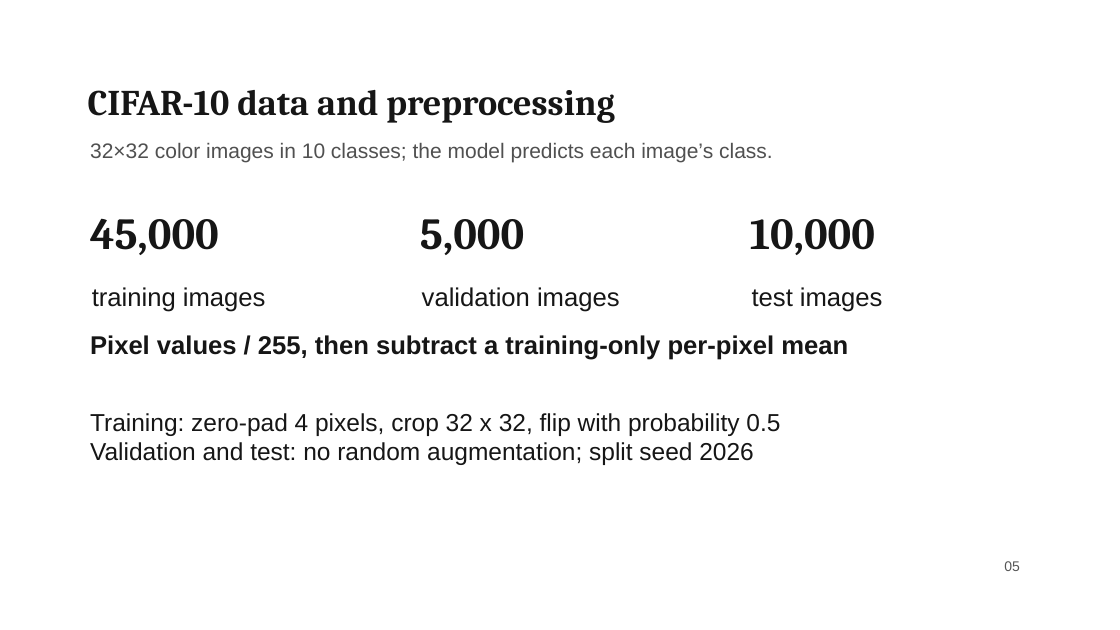
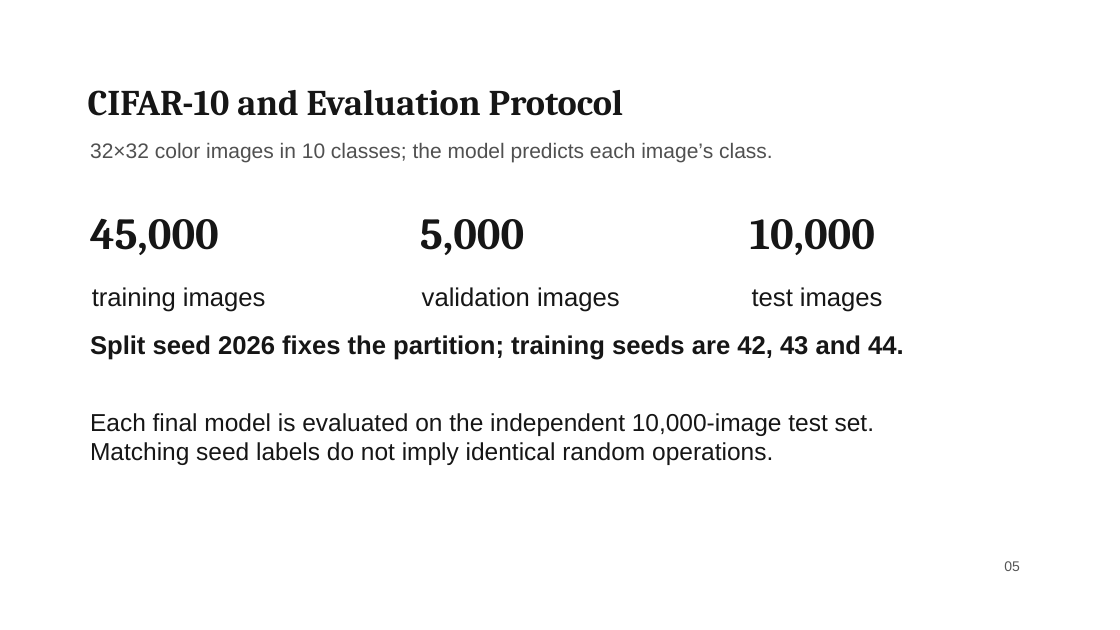
Before and after one commit to liuyanze910-svg/miae01-resnet-replication, a slide deck: slide 5 of docs/slides/week4_a_background_methods.pptx. Drawn at 1120x630 pixels with LibreOffice and Linux fonts; fonts in the diff are those of the drawing; background and template pictures are left out. Boxes give left, top, right and bottom in pixels: in the first picture for what was removed or moved away, otherwise in the second. Text is boxed around its words. In the diff, an @@ line names an element or a change of style, - is before the commit and + after.

```diff
--- a/docs/slides/week4_a_background_methods.pptx
+++ b/docs/slides/week4_a_background_methods.pptx
@@ text at <box>88,90,624,116</box>: text changed @@
-CIFAR-10 data and preprocessing
+CIFAR-10 and Evaluation Protocol
@@ text at <box>90,335,904,360</box>: text changed @@
-Pixel values / 255, then subtract a training-only per-pixel mean
+Split seed 2026 fixes the partition; training seeds are 42, 43 and 44.
@@ text at <box>90,413,874,465</box>: text changed @@
-Training: zero-pad 4 pixels, crop 32 x 32, flip with probability 0.5
-Validation and test: no random augmentation; split seed 2026
+Each final model is evaluated on the independent 10,000-image test set.
+Matching seed labels do not imply identical random operations.
```
Also in this commit, not shown: 2 other slides changed, 3 slides added, 3 slides removed.
